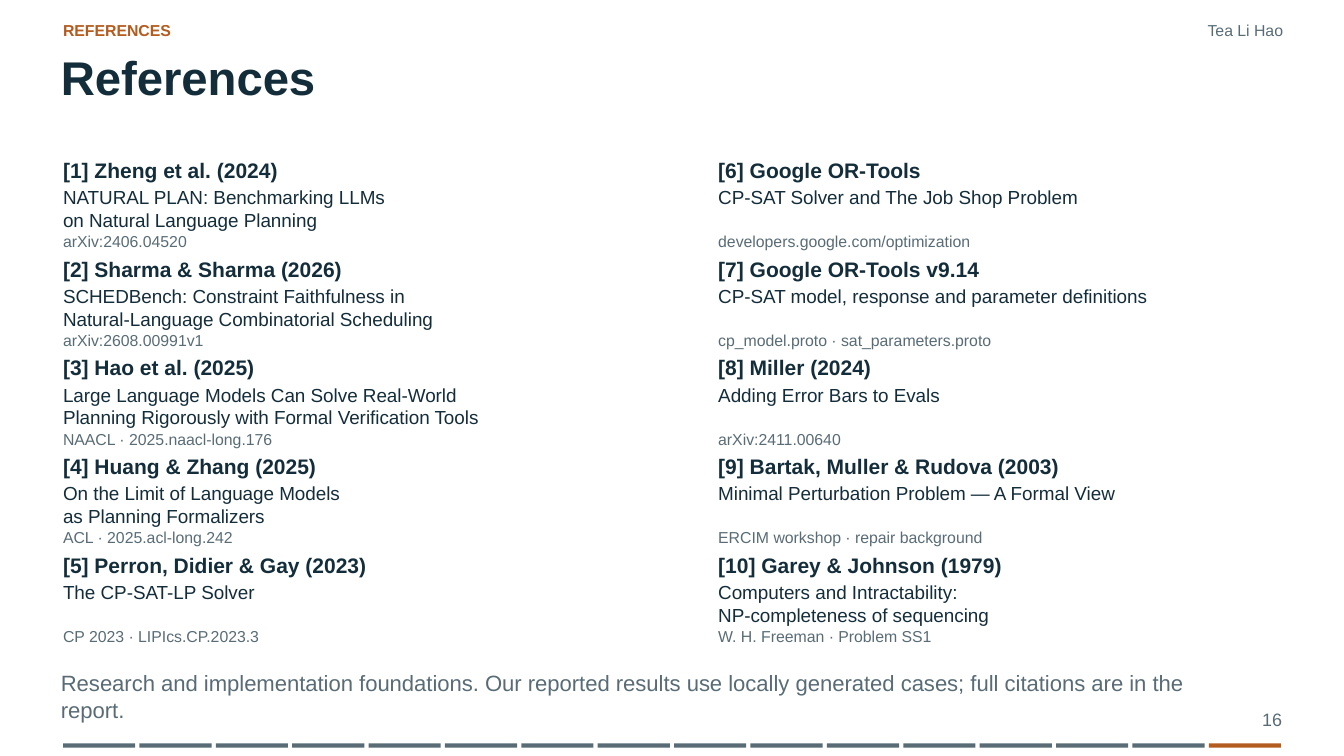
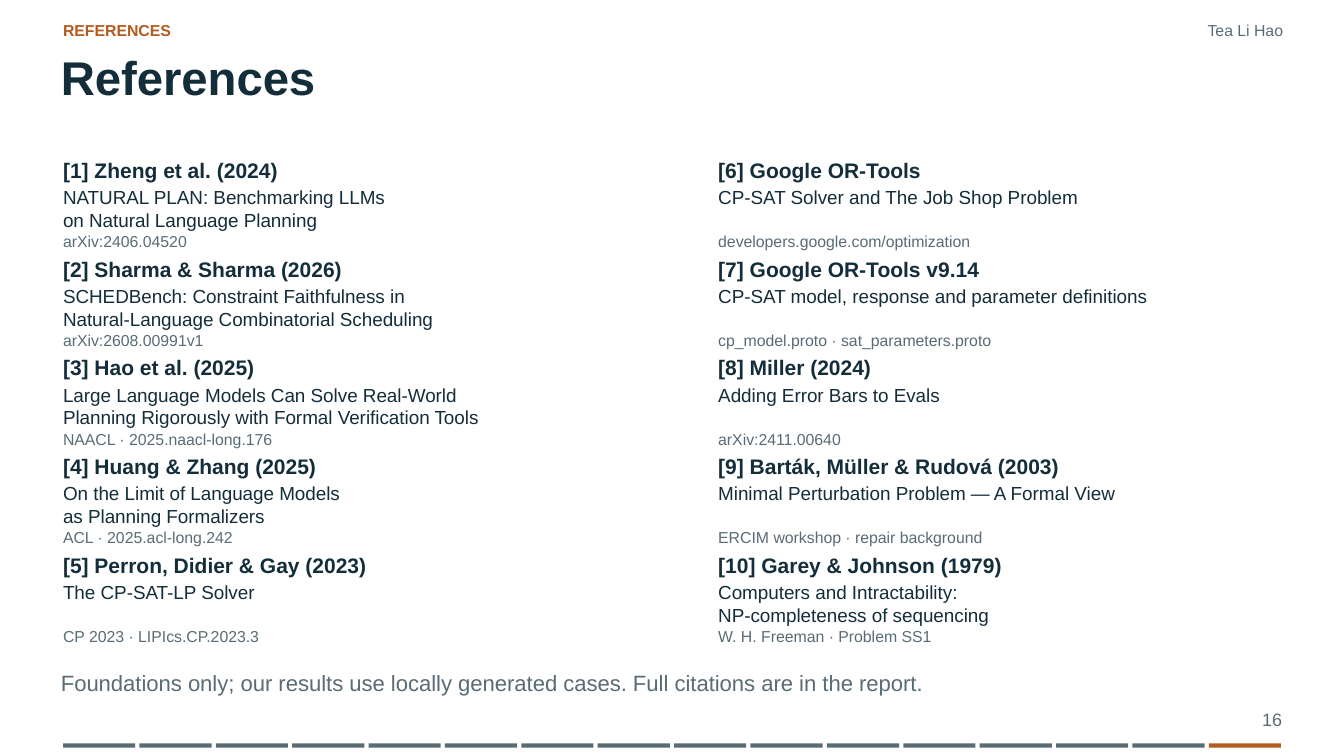
Before and after one commit to JellyPenguinnn/cs3263_group23, a slide deck: slide 16 of presentation/CS3263_Group23_Presentation_Slides.pptx. Drawn at 1344x756 pixels with LibreOffice and Linux fonts; fonts in the diff are those of the drawing. Boxes give left, top, right and bottom in pixels: in the first picture for what was removed or moved away, otherwise in the second. Text is boxed around its words. In the diff, an @@ line names an element or a change of style, - is before the commit and + after.

```diff
--- a/presentation/CS3263_Group23_Presentation_Slides.pptx
+++ b/presentation/CS3263_Group23_Presentation_Slides.pptx
@@ text at [718, 458, 1059, 479]: text changed @@
-[9] Bartak, Muller & Rudova (2003)
+[9] Barták, Müller & Rudová (2003)
@@ text at [61, 675, 923, 696]: text changed @@
-Research and implementation foundations. Our reported results use locally generated cases; full citations are in the report.
+Foundations only; our results use locally generated cases. Full citations are in the report.
```
Also in this commit, not shown: 2 other slides changed, 4 other files.
